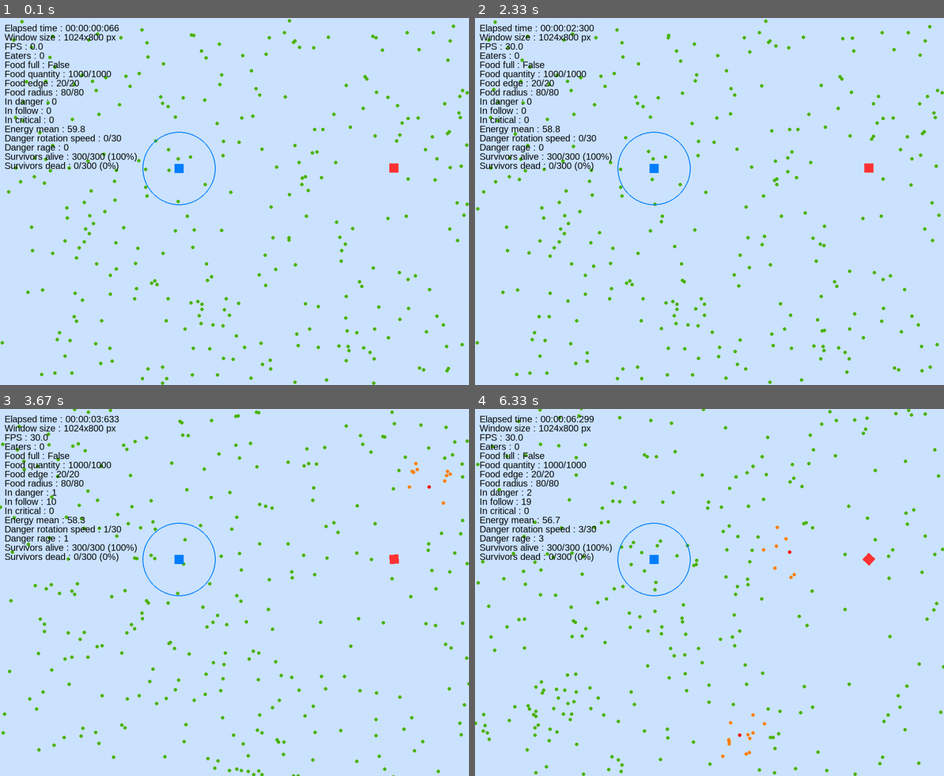
Above: before the commit, frames 1-4 (two rows, left to right).
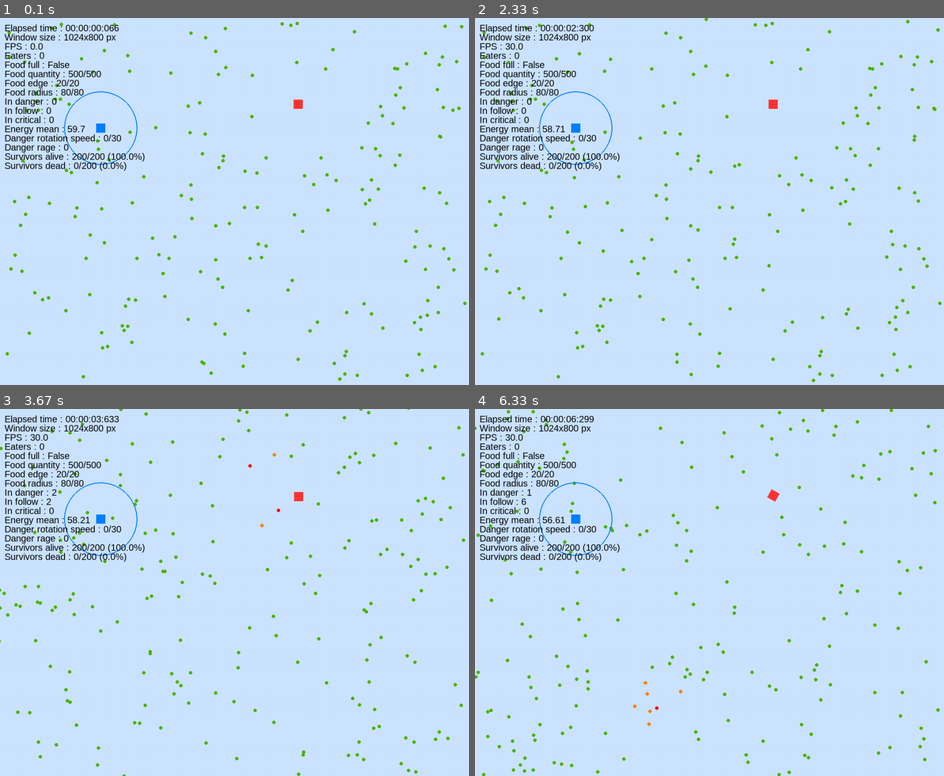
Above: after the commit, the same moments.

Repository: Kartmaan/survival-simulator
Game: pygame game, started from survivor_sim.py
The game is run twice, just before and just after one commit, with the same random seed, the same clock (stepped at 60 frames per second) and the same inputs.
Inputs:
- Up to frame 1 (0.1 s): no input
- Up to frame 2 (2.33 s): no input
- Up to frame 3 (3.67 s): no input
- Up to frame 4 (6.33 s): no input

The runs differ from the first frame. In frame 1, 4.1% of the frame differs, in the area x 0-100%, y 0-100%; in frame 2, 4.1%; in frame 3, 4.1%; in frame 4, 4.2%.

Commit message:
Logging and food_rush regulator

Diff:
--- a/danger.py
+++ b/danger.py
@@ -74,7 +74,7 @@
 
         return False
 
-    # TODO: Cooldown for attack ?
+    # TODO: Cooldown for attack
     def attack(self, target_pos: Vector2):
         """
         Triggering the attack animation against a Survivor.
--- a/debug.py
+++ b/debug.py
@@ -1,9 +1,43 @@
+import logging
 from pygame_options import pygame, screen
+from utils import current_time
 from style import colors
 
 HEIGHT = screen.height
+log_file_name = "logging.log"
+logging_level_terminal = logging.ERROR # DEBUG, INFO, WARNING, ERROR, CRITICAL
 
-class DebugText:
+def logging_config():
+    """
+    Creates a Logger object that can be called by other project files.
+
+    Logs of all levels are saved in the 'logging.log' file, but only those of WARNING level or higher are displayed
+    on the terminal.
+    """
+    logger = logging.getLogger(__name__)
+    logger.setLevel(logging.DEBUG) # All levels
+
+    formatter = logging.Formatter('%(asctime)s - %(name)s - %(levelname)s - %(message)s')
+
+    # All levels are saved in the file
+    # The log file is overwritten each time the program is launched.
+    file_handler = logging.FileHandler(log_file_name, mode='w')
+    file_handler.setLevel(logging.DEBUG)
+    file_handler.setFormatter(formatter)
+
+    # Only logs of WARNING level or higher are displayed on the terminal.
+    stream_handler = logging.StreamHandler()
+    stream_handler.setLevel(logging_level_terminal)
+    stream_handler.setFormatter(formatter)
+
+    logger.addHandler(file_handler)
+    logger.addHandler(stream_handler)
+
+    return logger
+
+logger = logging_config()
+
+class DebugOnScreen:
     """
     Adds debug data and displays it on screen.
     """
@@ -18,9 +52,35 @@
         self.offset = 20
         self.size_height_ratio = 1.3
         self.font = pygame.font.SysFont(self.font_name, self.font_size)
+        self.debug_timers = {}
 
     def __len__(self):
         return len(self.debug_txt)
+
+    def timer(self, timer_name: str, duration: float) -> bool:
+        """Checks if a timer has expired.
+
+        This timer is used to prevent certain logger from being displayed too frequently.
+
+        Args:
+            timer_name (str): Timer name.
+            duration (float): Desired duration in seconds.
+
+        Returns:
+            bool: True if time is up, False otherwise.
+        """
+        now = current_time()
+
+        if timer_name not in self.debug_timers:
+            self.debug_timers[timer_name] = now
+            return False
+
+        elapsed_time = now - self.debug_timers[timer_name]
+        if elapsed_time >= duration:
+            self.debug_timers[timer_name] = now
+            return True
+
+        return False
 
     def add(self, title: str, value):
         """
--- a/food.py
+++ b/food.py
@@ -1,8 +1,10 @@
 from pygame_options import pygame, screen
-from utils import random, Vector2, current_time, get_distance
+from utils import np, Vector2, current_time, get_distance
 from style import colors
-#from survivor import Survivor
 from danger import Danger
+import logging
+
+logger = logging.getLogger("debug")
 
 SHOW_SCENT_FIELD = True
 
@@ -42,12 +44,13 @@
 
         # Time management
         self.food_timers = {}
+        self.time_to_respawn = 5
 
         # States
         self.full = False
 
         # Energy
-        self.quantity_max = 1000
+        self.quantity_max = 500
         self.quantity = self.quantity_max
         self.energy_bonus = 1
         self.max_eaters = 10
@@ -85,6 +88,8 @@
     def find_a_new_place(self):
         """
         Find a new place for Food.
+
+        The Danger position is used to ensure that the new coordinates are far enough away from it.
         """
         width = screen.width
         height = screen.height
@@ -94,18 +99,20 @@
         min_distance_from_danger = width / 4
         far_enough = False
 
-        x = random.randint(int(limit_edge), int(width - limit_edge))
-        y = random.randint(int(limit_edge), int(height - limit_edge))
+        # Naive attempt
+        x = np.random.randint(int(limit_edge), int(width - limit_edge))
+        y = np.random.randint(int(limit_edge), int(height - limit_edge))
 
         distance = get_distance(Vector2(x, y), danger_pos)
 
         if distance < min_distance_from_danger:
             while not far_enough:
-                x = random.randint(int(limit_edge), int(width - limit_edge))
-                y = random.randint(int(limit_edge), int(height - limit_edge))
+                x = np.random.randint(int(limit_edge), int(width - limit_edge))
+                y = np.random.randint(int(limit_edge), int(height - limit_edge))
                 distance = get_distance(Vector2(x, y), danger_pos)
 
                 if distance < min_distance_from_danger:
+                    logger.warning("Food respawn : Food too close from Danger avoided")
                     continue
                 else:
                     far_enough = True
@@ -118,6 +125,8 @@
         self.scent_field_radius = self.scent_field_radius_max
         self.quantity = self.quantity_max
         self.full = False
+
+        logger.info(f"Food respawn at {self.pos}")
 
     def adjust_edge(self):
         """
--- a/survivor.py
+++ b/survivor.py
@@ -17,6 +17,9 @@
     - A Survivor with a critical energy threshold consumes food more quickly.
     - If a Survivor's energy reaches a critical threshold, its speed is reduced and its sensory field gradually narrows.
     - If energy reaches zero, the Survivor stops and dies.
+    TODO:
+     - Make each Survivor unique in some way. The ultimate goal would be to be able to bet on the survival of one of
+     them.
     """
 
     def __init__(self, x, y):
@@ -245,17 +248,19 @@
         elif self.y - self.survivor_radius > HEIGHT:
             self.y = -self.survivor_radius
 
-    def stop_eating_now(self):
-        """
-        Ends Survivor eating mode.
-
-        Its 'able_to_eat' state is also set to False, which will prevent it from eating again for the time defined by
+    def appetite_suppressant_pill(self):
+        """
+        Momentarily stops Survivor's attraction to Food.
+
+        Its 'able_to_eat' state is set to False, which will prevent it from eating again for the time defined by
         self.eating_cooldown. This method prevents the Survivor from getting stuck in eating mode when the amount of
-        Food drops to zero or when Food respawns somewhere else.
+        Food drops to zero or when Food respawns somewhere else. This is also useful for regulating rushes to avoid
+        excess eaters (see 'food_detection' function in main).
         """
         self.eating = False
         self.food_rush = False
         self.able_to_eat = False
+        self.survivor_timers["eating_cooldown"] = current_time()
 
     def move(self) -> bool:
         """Moves the Survivor in different modes:
@@ -381,13 +386,15 @@
             if self.timer("energy_bonus", bonus_frequency):
                 self.energy += self.food_object.energy_bonus
 
+                # There's still food to eat.
                 if self.food_object.quantity > 0:
                     self.food_object.quantity -= self.food_object.energy_bonus
                     self.food_object.adjust_edge()
+                # No more food to eat.
                 else:
                     #self.food_object.all_survivors = []
                     #self.food_object.find_a_new_place()
-                    self.stop_eating_now()
+                    self.appetite_suppressant_pill()
 
             # If the Survivor has recovered enough energy, he stops eating. Its 'able_to_eat' state is set False
             # to start the cooldown (in the main loop) determining when it will be able to eat again.
--- a/survivor_sim.py
+++ b/survivor_sim.py
@@ -1,26 +1,31 @@
 from pygame_options import pygame, screen, FPS, WIDTH, HEIGHT
-from utils import random, get_distance, Vector2, format_time, percent, np
+from debug import DebugOnScreen
+import logging
+from utils import np, get_distance, Vector2, format_time, percent
 from style import colors
 from survivor import Survivor
 from danger import Danger
 from food import Food
-from debug import DebugText
-
-debug_display = DebugText()
-
-DEBUG_MODE = True
-NB_OF_SURVIVORS = 300
+
+debug_on_screen = DebugOnScreen()
+logger = logging.getLogger("debug")
+
+ON_SCREEN_DEBUG = True
+NB_OF_SURVIVORS = 200
 SHOW_DANGER_DISTANCE_LINE = False
 SHOW_FOOD_DISTANCE_LINE = False
 
 nb_of_death = 0
 
 danger_zero = Danger(0, 0)  # Danger model (not displayed)
-danger = Danger(random.randint(danger_zero.edge*3, WIDTH - danger_zero.edge*3),
-                random.randint(danger_zero.edge*3, HEIGHT - danger_zero.edge*3))
+danger = Danger(np.random.randint(danger_zero.edge*3, WIDTH - danger_zero.edge*3),
+                np.random.randint(danger_zero.edge*3, HEIGHT - danger_zero.edge*3))
 
 survivor_zero = Survivor(0, 0)  # Survivor model (not displayed)
 survivors: list[Survivor] = []  # Contains all generated Survivor
+
+logger.info(f"Number of survivors : {NB_OF_SURVIVORS}")
+logger.info(f"Energy max : {survivor_zero.energy_default}")
 
 # - - - - - - - - - - FOOD CREATION - - - - - - - - - -
 # We make sure that the coordinates generated for Food are far enough away from Danger.
@@ -31,18 +36,20 @@
 limit_edge = food_edge + (scent_radius * 2)
 min_distance_from_danger = WIDTH / 4
 
-x = random.randint(int(limit_edge), int(WIDTH - limit_edge))
-y = random.randint(int(limit_edge), int(HEIGHT - limit_edge))
+# Naive attempt
+x = np.random.randint(int(limit_edge), int(WIDTH - limit_edge))
+y = np.random.randint(int(limit_edge), int(HEIGHT - limit_edge))
 
 distance = get_distance(Vector2(x, y), danger.get_pos())
 far_enough_from_danger = False
 
 if distance < min_distance_from_danger:
     while not far_enough_from_danger:
-        x = random.randint(limit_edge, WIDTH - limit_edge)
-        y = random.randint(limit_edge, HEIGHT - limit_edge)
+        x = np.random.randint(limit_edge, WIDTH - limit_edge)
+        y = np.random.randint(limit_edge, HEIGHT - limit_edge)
         distance = get_distance(Vector2(x, y), danger.get_pos())
         if distance < min_distance_from_danger:
+            logger.warning("Food generation : Food too close from Danger avoided")
             continue
         else:
             far_enough_from_danger = True
@@ -50,29 +57,32 @@
 food = Food(x, y)
 
 # - - - - - - - - - - SURVIVORS CREATION - - - - - - - - - -
-# We make sure that the coordinates generated for each Survivor are far enough away from Danger and Food.
+# We make sure that the coordinates generated for each Survivor are far enough away from Danger and from the edges.
+# The distance to Food is not verified, as Survivors are not immediately hungry.
 for _ in range(NB_OF_SURVIVORS):
-    radius = survivor_zero.sensorial_radius
-    limit_edge = survivor_zero.sensorial_radius
-    min_distance_from_danger = radius + danger.edge
-    min_distance_from_food = radius + food.scent_field_radius
-
-    # The Survivor's coordinates are generated in such a way that the
-    # Danger isn't in his sensory field and so that it's not too close
-    # to the edge of the surface.
-    far_enough_from_danger_and_food = False
-    while not far_enough_from_danger_and_food:
-        x = random.randint(limit_edge, WIDTH - limit_edge)
-        y = random.randint(limit_edge, HEIGHT - limit_edge)
-
-        distance_from_danger = get_distance(Vector2(x, y), danger.get_pos())
-        distance_from_food = get_distance(Vector2(x, y), food.get_pos())
-
-        if distance_from_danger <= min_distance_from_danger and distance_from_food <= min_distance_from_food:
-            # print("TOO CLOSE AVOIDED")
-            continue
-        else:
-            far_enough_from_danger_and_food = True
+    survivor_sensorial_radius = survivor_zero.sensorial_radius
+    limit_edge = survivor_zero.sensorial_radius * 1.5
+    min_distance_from_danger = survivor_sensorial_radius + danger.edge * 4
+
+    # Naive attempt
+    x = np.random.randint(limit_edge, WIDTH - limit_edge)
+    y = np.random.randint(limit_edge, HEIGHT - limit_edge)
+
+    distance_from_danger = get_distance(Vector2(x, y), danger.get_pos())
+    far_enough_from_danger = False
+
+    if distance_from_danger < min_distance_from_danger:
+        while not far_enough_from_danger:
+            x = np.random.randint(limit_edge, WIDTH - limit_edge)
+            y = np.random.randint(limit_edge, HEIGHT - limit_edge)
+
+            distance_from_danger = get_distance(Vector2(x, y), danger.get_pos())
+
+            if distance_from_danger <= min_distance_from_danger:
+                logger.warning("Survivors generation : Survivor too close from danger avoided")
+                continue
+            else:
+                far_enough_from_danger = True
 
     survivor = Survivor(x, y)
     survivors.append(survivor)
@@ -128,15 +138,15 @@
                     if (get_distance(SURVIVOR.get_pos(), other_survivor.get_pos()) <
                             (SURVIVOR.sensorial_radius + other_survivor.sensorial_radius)):
                         SURVIVOR.in_follow = True
-                        # The Survivor in_danger transmits his escape vector to the other Survivors in his
-                        # sensory field.
+                        # The Survivor in_danger transmits his escape vector to the other Survivors in his sensory
+                        # field.
                         SURVIVOR.dx = other_survivor.dx
                         SURVIVOR.dy = other_survivor.dy
                         break  # Another Survivor in danger ?
 
 def food_detection():
     """
-    Determines whether the Survivor has detected the Food.
+    Determines whether the Survivor has detected the Food and is authorized to begin his rush towards it.
 
     Several conditions must be met for a Survivor to detect Food :
     - its energy level is less than or equal to its 'energy_hungry' threshold
@@ -147,6 +157,7 @@
     - it's able to eat (not in eating_cooldown)
     - it's not immobilized
     - Food isn't full
+    - Will not be a surplus eater on Food (see Rush Regulator section)
     """
     for SURVIVOR in survivors:
         conditions_to_detect_food = [SURVIVOR.energy <= SURVIVOR.energy_hungry, not SURVIVOR.in_danger,
@@ -168,17 +179,68 @@
             if hungry_survivor.food_rush:
                 in_rush += 1
 
+        # Food becomes full if the maximum number of eaters is reached
         if eaters >= food.max_eaters or in_rush >= food.max_eaters:
             food.full = True
         else:
             food.full = False
 
+        # - - - - RUSH REGULATOR
+        # When the number of eaters is below the maximum (food.max_eaters), and several Survivors are in 'food_rush',
+        # each of them rightly considers that Food is not yet full. But when all these Survivors finish their rush,
+        # the maximum number of eaters may finally be exceeded. To avoid this, all Survivors in 'food_rush' mode who
+        # could cause an excess of eaters are identified, and only one or more of them will be randomly selected so as
+        # not to exceed the maximum number of eaters.
+        if in_rush > 0:
+            # The sum of Survivors eating and those in a rush to eat exceeds food.max_eaters. Regulation is needed.
+            if eaters + in_rush > food.max_eaters:
+                # Reporting regulation to logger.
+                if debug_on_screen.timer("rush_regulation", 0.2):
+                    logger.warning(f"Rush regulation : Eaters: {eaters}/{food.max_eaters}, In rush : {in_rush}")
+
+                survivors_in_rush: list[Survivor] = [] # All Survivors in rush mode
+                survivors_not_able_to_rush: list[Survivor] = [] # Survivors who won't be able to rush
+                nb_of_survivors_able_to_rush = 0
+                nb_of_survivors_not_able_to_rush = 0
+
+                # Identifying Survivors in rush.
+                for rushing_survivor in survivors:
+                    if rushing_survivor.food_rush:
+                        survivors_in_rush.append(rushing_survivor)
+
+                # There's still room to eat
+                if eaters < food.max_eaters:
+                    # Calculating the number of Survivors still able to join the feast.
+                    nb_of_survivors_able_to_rush = food.max_eaters - eaters
+
+                    # There are more Survivors in rush mode than there are places to eat.
+                    if len(survivors_in_rush) > nb_of_survivors_able_to_rush:
+                        # Calculating the number of Survivors who will not be able to rush
+                        nb_of_survivors_not_able_to_rush = len(survivors_in_rush) - nb_of_survivors_able_to_rush
+
+                        # Among the Survivors currently in rush, we randomly select those who will not be able to rush.
+                        # These randomly selected Survivors are contained in a dedicated list.
+                        survivors_not_able_to_rush = np.random.choice(survivors_in_rush,
+                                                                      nb_of_survivors_not_able_to_rush, replace=False)
+
+                        # The 'appetite_suppressant_pill' method of the designated Survivors is called, which, among
+                        # other things, sets their 'able_to_eat' status to False, a discriminating factor for detecting
+                        # Food.
+                        for unlucky_survivor in survivors_not_able_to_rush:
+                            unlucky_survivor.appetite_suppressant_pill()
+
+        # Notify the logger if the maximum number of eaters is exceeded.
+        if eaters > food.max_eaters:
+            if debug_on_screen.timer("eaters_exceeding", 2):
+                logger.critical(f"Max eaters exceeding : {eaters}/{food.max_eaters}")
+
         # Adding Food information to the debug
-        debug_display.add("Eaters", eaters)
-        debug_display.add("Food full", food.full)
-        debug_display.add("Food quantity", f"{food.quantity}/{food.quantity_max}")
-        debug_display.add("Food edge", f"{round(food.edge, 2)}/{food.edge_max}")
-        debug_display.add("Food radius", f"{round(food.scent_field_radius, 2)}/{food.scent_field_radius_max}")
+        debug_on_screen.add("Eaters", eaters)
+        debug_on_screen.add("Food full", food.full)
+        debug_on_screen.add("Food quantity", f"{food.quantity}/{food.quantity_max}")
+        debug_on_screen.add("Food edge", f"{round(food.edge, 2)}/{food.edge_max}")
+        debug_on_screen.add("Food radius", f"{round(food.scent_field_radius, 2)}/"
+                                           f"{food.scent_field_radius_max}")
 
         dist = get_distance(SURVIVOR.get_pos(), food.get_pos())
 
@@ -199,13 +261,19 @@
             else:
                 SURVIVOR.food_rush = False
 
+        # The quantity of Food is at zero and must disappear to reappear elsewhere.
         if food.quantity <= 0:
+            # TODO: Cooldown for respawn
+            #food.food_timers["time_to_respawn"] = current_time()
+
+            # All Survivors who are eating stop eating, and those in a rush to eat cancel their action.
             for eating_survivor in survivors:
                 if eating_survivor.eating or eating_survivor.food_rush:
-                    eating_survivor.stop_eating_now()
+                    eating_survivor.appetite_suppressant_pill()
 
             food.find_a_new_place()
 
+            # New Food states provided to all Survivors.
             for not_eating_survivor in survivors:
                 not_eating_survivor.food_object = food
 
@@ -218,14 +286,14 @@
     """
     global nb_of_death
 
-    for SURVIVOR in survivors_to_remove:
-        survivors.remove(SURVIVOR)
+    for poor_survivor in survivors_to_remove:
+        survivors.remove(poor_survivor)
         nb_of_death += 1
 
     # Counting the living and the dead (debug).
     alive = NB_OF_SURVIVORS - nb_of_death
-    debug_display.add("Survivors alive", f"{alive}/{NB_OF_SURVIVORS} ({percent(alive, NB_OF_SURVIVORS)}%)")
-    debug_display.add("Survivors dead", f"{nb_of_death}/{NB_OF_SURVIVORS} "
+    debug_on_screen.add("Survivors alive", f"{alive}/{NB_OF_SURVIVORS} ({percent(alive, NB_OF_SURVIVORS)}%)")
+    debug_on_screen.add("Survivors dead", f"{nb_of_death}/{NB_OF_SURVIVORS} "
                                         f"({percent(nb_of_death, NB_OF_SURVIVORS)}%)")
 
 # - - - - - - - - - - MAIN LOOP - - - - - - - - - -
@@ -242,12 +310,14 @@
             running = False
 
     # Surface erasing
+    # TODO: Change the background color according to the average energy of the Survivors, or according to changing
+    #  weather conditions that would have an impact on the attributes of the Survivors and Food?
     screen.fill(colors["BACKGROUND_COLOR"])
 
     # Pygame options added to debug display.
-    debug_display.add("Elapsed time", format_time(pygame.time.get_ticks()))
-    debug_display.add("Window size", f"{WIDTH}x{HEIGHT} px")
-    debug_display.add("FPS", round(clock.get_fps(), 2))
+    debug_on_screen.add("Elapsed time", format_time(pygame.time.get_ticks()))
+    debug_on_screen.add("Window size", f"{WIDTH}x{HEIGHT} px")
+    debug_on_screen.add("FPS", round(clock.get_fps(), 2))
 
     # - - - - - - - - - - DANGER DETECTION - - - - - - - - - -
     danger_detection()
@@ -300,12 +370,12 @@
         energy_list.append(survivor.energy)
 
     # Adding infos to the debug
-    debug_display.add("In danger", in_danger)
-    debug_display.add("In follow", in_follow)
-    debug_display.add("In critical", in_critical)
-    debug_display.add("Energy mean", round(np.mean(energy_list), 2))
-    debug_display.add("Danger rotation speed", f"{danger.rotation_speed}/{danger.rotation_speed_max}")
-    debug_display.add("Danger rage", danger.rage)
+    debug_on_screen.add("In danger", in_danger)
+    debug_on_screen.add("In follow", in_follow)
+    debug_on_screen.add("In critical", in_critical)
+    debug_on_screen.add("Energy mean", round(np.mean(energy_list), 2))
+    debug_on_screen.add("Danger rotation speed", f"{danger.rotation_speed}/{danger.rotation_speed_max}")
+    debug_on_screen.add("Danger rage", danger.rage)
 
     # - - - - - - - - - - THE SLAUGHTERHOUSE - - - - - - - - - -
     slaughterhouse(to_remove)
@@ -314,8 +384,8 @@
     danger.show()
     food.show()
 
-    if DEBUG_MODE:
-        debug_display.show()
+    if ON_SCREEN_DEBUG:
+        debug_on_screen.show()
 
     pygame.display.flip()  # Updating display
     clock.tick(FPS)  # FPS Limit
--- a/utils.py
+++ b/utils.py
@@ -1,6 +1,5 @@
 from pygame_options import pygame
 from pygame.math import Vector2
-import random # Imported from other modules
 import numpy as np # Imported from other modules
 
 def get_distance(p1: Vector2, p2: Vector2) -> float:
@@ -61,4 +60,4 @@
         int: Percentage in integer values
     """
     res = (partial_value/total_value) * 100
-    return int(res)
+    return round(res, 2)
